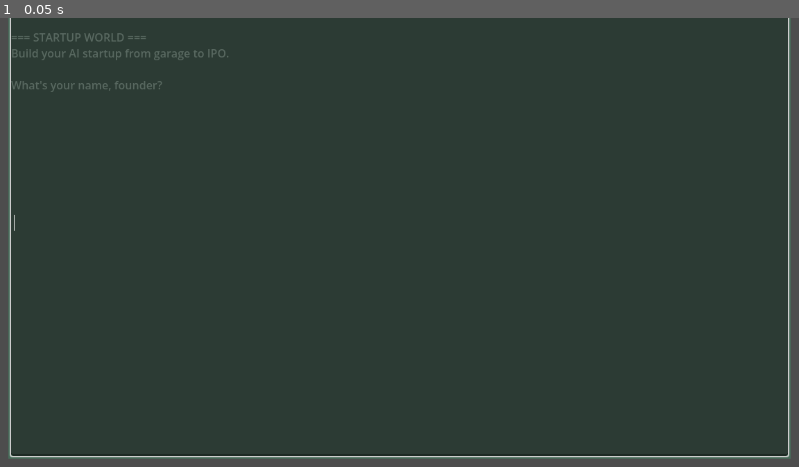
Above: before the commit, frame 1.
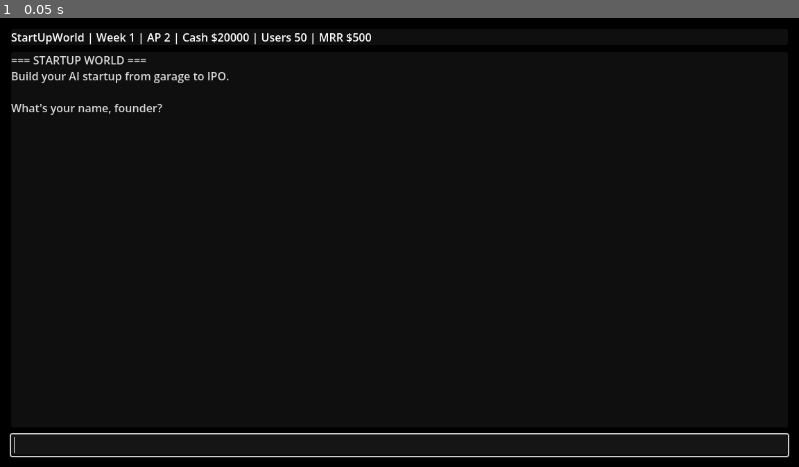
Above: after the commit, the same moment.

Repository: jmslerner/StartUpWorld
Game: Godot game, scene res://scenes/main.tscn
The game is run twice, just before and just after one commit, with the same random seed, the same clock (stepped at 60 frames per second) and the same inputs.
Inputs:
- Up to frame 1 (0.05 s): no input

The runs differ from the first frame. In frame 1, 100% of the frame differs, in the area x 0-100%, y 0-100%.

Commit message:
Retro boxed UI with status bar

Diff:
--- a/scenes/Terminal.tscn
+++ b/scenes/Terminal.tscn
@@ -7,35 +7,42 @@
 anchor_bottom = 1.0
 script = ExtResource("1")
 
-[node name="Log" type="RichTextLabel" parent="."]
+[node name="Background" type="ColorRect" parent="."]
+anchor_right = 1.0
+anchor_bottom = 1.0
+color = Color(0, 0, 0, 1)
+mouse_filter = 2
+
+[node name="Layout" type="VBoxContainer" parent="."]
 anchor_right = 1.0
 anchor_bottom = 1.0
 offset_left = 16.0
 offset_top = 16.0
 offset_right = -16.0
-offset_bottom = -56.0
+offset_bottom = -16.0
+theme_override_constants/separation = 10
+
+[node name="StatusPanel" type="PanelContainer" parent="Layout"]
+size_flags_horizontal = 3
+
+[node name="Status" type="Label" parent="Layout/StatusPanel"]
+text = ""
+
+[node name="LogPanel" type="PanelContainer" parent="Layout"]
+size_flags_horizontal = 3
+size_flags_vertical = 3
+
+[node name="Log" type="RichTextLabel" parent="Layout/LogPanel"]
+size_flags_horizontal = 3
+size_flags_vertical = 3
 scroll_active = true
 bbcode_enabled = false
 
-[node name="InputGlow" type="ColorRect" parent="."]
-anchor_left = 0.0
-anchor_right = 1.0
-anchor_bottom = 1.0
-offset_left = 12.0
-offset_top = -44.0
-offset_right = -12.0
-offset_bottom = -12.0
-color = Color(0.2, 1, 0.6, 0.18)
-mouse_filter = 2
+[node name="InputPanel" type="PanelContainer" parent="Layout"]
+size_flags_horizontal = 3
 
-[node name="Input" type="LineEdit" parent="."]
-anchor_left = 0.0
-anchor_right = 1.0
-anchor_bottom = 1.0
-offset_left = 16.0
-offset_top = -40.0
-offset_right = -16.0
-offset_bottom = -16.0
+[node name="Input" type="LineEdit" parent="Layout/InputPanel"]
+size_flags_horizontal = 3
 
 [node name="PauseMenu" type="Control" parent="."]
 visible = false
@@ -61,10 +68,10 @@
 horizontal_alignment = 1
 
 [node name="ResumeButton" type="Button" parent="PauseMenu/Panel/VBox"]
-text = "Resume"
+text = "1) Resume"
 
 [node name="RestartButton" type="Button" parent="PauseMenu/Panel/VBox"]
-text = "Restart"
+text = "2) Restart"
 
 [node name="HelpButton" type="Button" parent="PauseMenu/Panel/VBox"]
-text = "Help"
+text = "3) Help"
--- a/scripts/CommandRouter.gd
+++ b/scripts/CommandRouter.gd
@@ -11,11 +11,26 @@
 	var lower := input.to_lower()
 	if lower == "pause":
 		GameState.paused = true
-		_emit("PAUSED. Type 'resume' to continue.")
+		_emit("PAUSED. Type 'resume' (or 1) to continue.")
 		return
 	if lower == "resume":
 		GameState.paused = false
 		_emit("Resumed.")
+		return
+	if GameState.paused and lower in ["1", "2", "3"]:
+		match lower:
+			"1":
+				GameState.paused = false
+				_emit("Resumed.")
+			"2":
+				GameState.reset()
+				_onboarding_step = 0
+				_emit("=== STARTUP WORLD ===")
+				_emit("Build your AI startup from garage to IPO.")
+				_emit("")
+				_emit("What's your name, founder?")
+			"3":
+				_emit(_help_text())
 		return
 	if lower == "restart" or lower == "new":
 		GameState.reset()
--- a/scripts/Terminal.gd
+++ b/scripts/Terminal.gd
@@ -1,18 +1,15 @@
 extends Control
 
-@onready var log: RichTextLabel = $Log
-@onready var input: LineEdit = $Input
-@onready var input_glow: ColorRect = $InputGlow
+@onready var status_label: Label = $Layout/StatusPanel/Status
+@onready var log: RichTextLabel = $Layout/LogPanel/Log
+@onready var input: LineEdit = $Layout/InputPanel/Input
 @onready var pause_menu: Control = $PauseMenu
 @onready var resume_button: Button = $PauseMenu/Panel/VBox/ResumeButton
 @onready var restart_button: Button = $PauseMenu/Panel/VBox/RestartButton
 @onready var help_button: Button = $PauseMenu/Panel/VBox/HelpButton
 
 var prompt_color := Color(0.85, 0.85, 0.85)
-var user_color := Color(0.45, 0.90, 0.65)
-
-var _glow_base := Color(0.2, 1.0, 0.6, 0.10)
-var _glow_pulse_alpha := 0.14
+var user_color := Color(1.0, 1.0, 1.0)
 
 func _ready() -> void:
 	input.text_submitted.connect(_on_submit)
@@ -26,10 +23,11 @@
 	_write_prompt("")
 	_write_prompt("What's your name, founder?")
 	_sync_pause_ui(true)
+	_update_status_bar()
 
 func _process(_delta: float) -> void:
 	_sync_pause_ui(false)
-	_update_glow()
+	_update_status_bar()
 
 func _on_submit(text: String) -> void:
 	var trimmed := text.strip_edges()
@@ -43,6 +41,7 @@
 func _on_output(text: String) -> void:
 	_write_prompt(text)
 	_scroll_to_bottom()
+	_update_status_bar()
 
 func _write_prompt(text: String) -> void:
 	log.push_color(prompt_color)
@@ -68,13 +67,31 @@
 		if not input.has_focus():
 			input.grab_focus()
 
-func _update_glow() -> void:
-	var t := float(Time.get_ticks_msec()) / 1000.0
-	var pulse := 0.5 + 0.5 * sin(t * 3.0)
-	var alpha := _glow_base.a + _glow_pulse_alpha * pulse
+func _update_status_bar() -> void:
+	var title := ""
+	if not GameState.company_name.is_empty():
+		title = GameState.company_name
+	elif not GameState.founder_name.is_empty():
+		title = "%s's startup" % GameState.founder_name
+	else:
+		title = "StartUpWorld"
+
+	var cash_text := "$%.0f" % GameState.cash
+	var base := "%s | Week %d | AP %d | Cash %s | Users %d | MRR $%.0f" % [
+		title,
+		GameState.week,
+		GameState.action_points,
+		cash_text,
+		GameState.users,
+		GameState.mrr
+	]
 	if GameState.paused:
-		alpha *= 0.35
-	input_glow.color = Color(_glow_base.r, _glow_base.g, _glow_base.b, alpha)
+		base += " | PAUSED"
+	if GameState.game_over:
+		base += " | GAME OVER"
+	if GameState.game_won:
+		base += " | YOU WIN"
+	status_label.text = base
 
 func _on_resume_pressed() -> void:
 	CommandRouter.run("resume")
